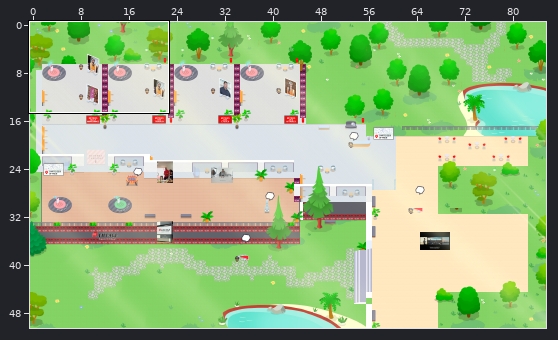
Two versions of a level (Tiled map (JSON), salon-virtuel.tmj). The first picture is a wide view before the edit; the outline marks the close-up.
Close-up. Before the commit:
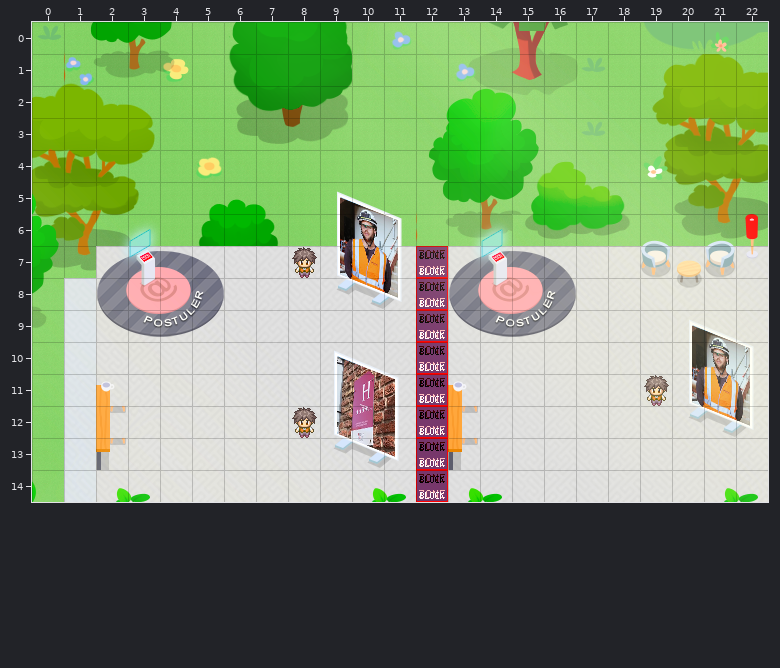
Cells are 32x32 px. Shown: x 0..22, y 0..14. Not drawn, because the pictures are missing: unchanged layers "above/above1", "walls/walls1".
The result:
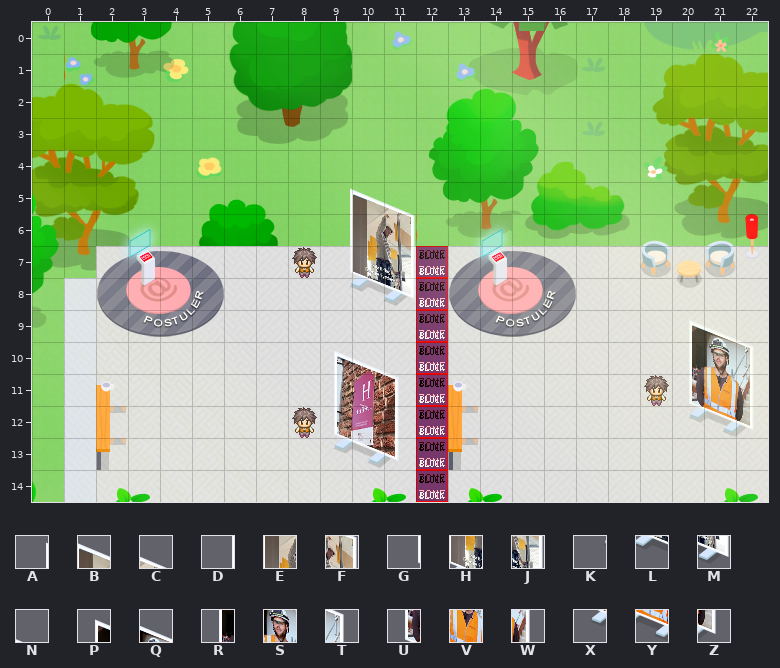
Key: from "Flat_Office": A 426, B 427, C 428, D 490, E 491, F 492, G 554, H 555, J 556, K 618, L 619, M 620, N 1360, P 1614, Q 1615, R 1678, S 1679, T 1680, U 1742, V 1743, W 1744, X 1806, Y 1807, Z 1808.
_ is an empty cell, . an unchanged one.
The exact change:
--- layer "furniture/furniture1"
@@ x 9..11 @@
- 8 XYZ
+ 8 KLM
--- layer "above/above4"
@@ x 9..11 @@
- 5 PQN
- 6 RST
- 7 UVW
+ 5 ABC
+ 6 DEF
+ 7 GHJ
Boxes around the changes in both close-ups, in picture pixels (x1, y1, x2, y2):
changed: (337, 188, 415, 309)
